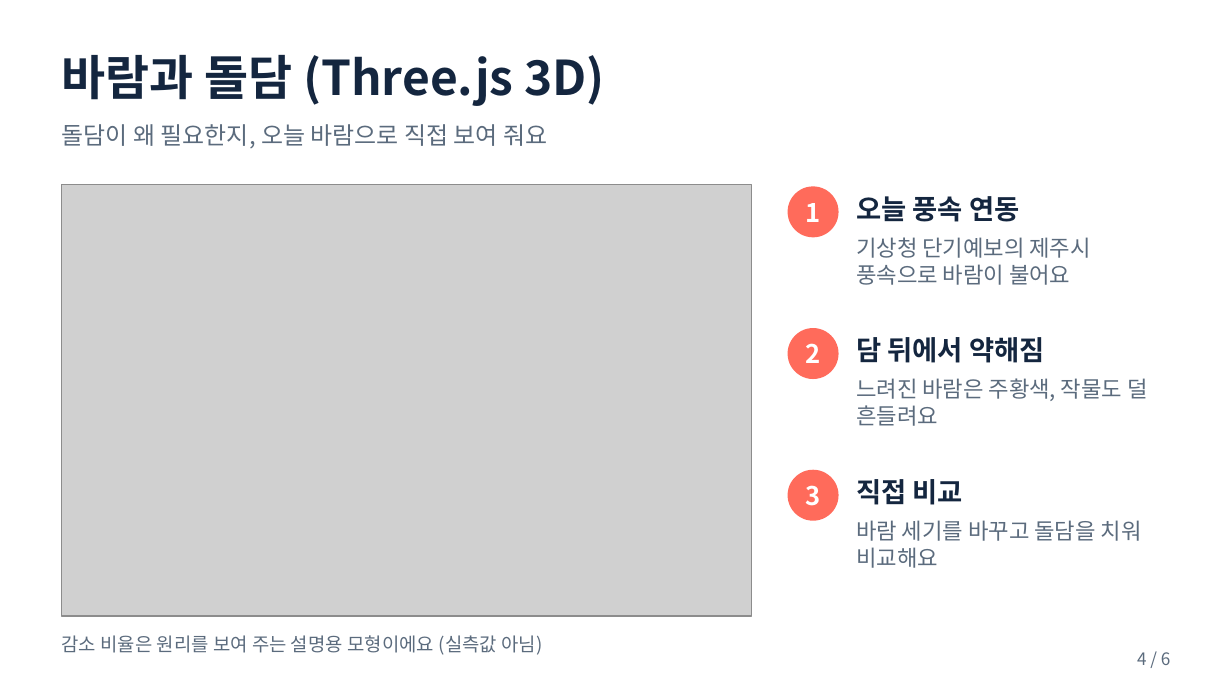
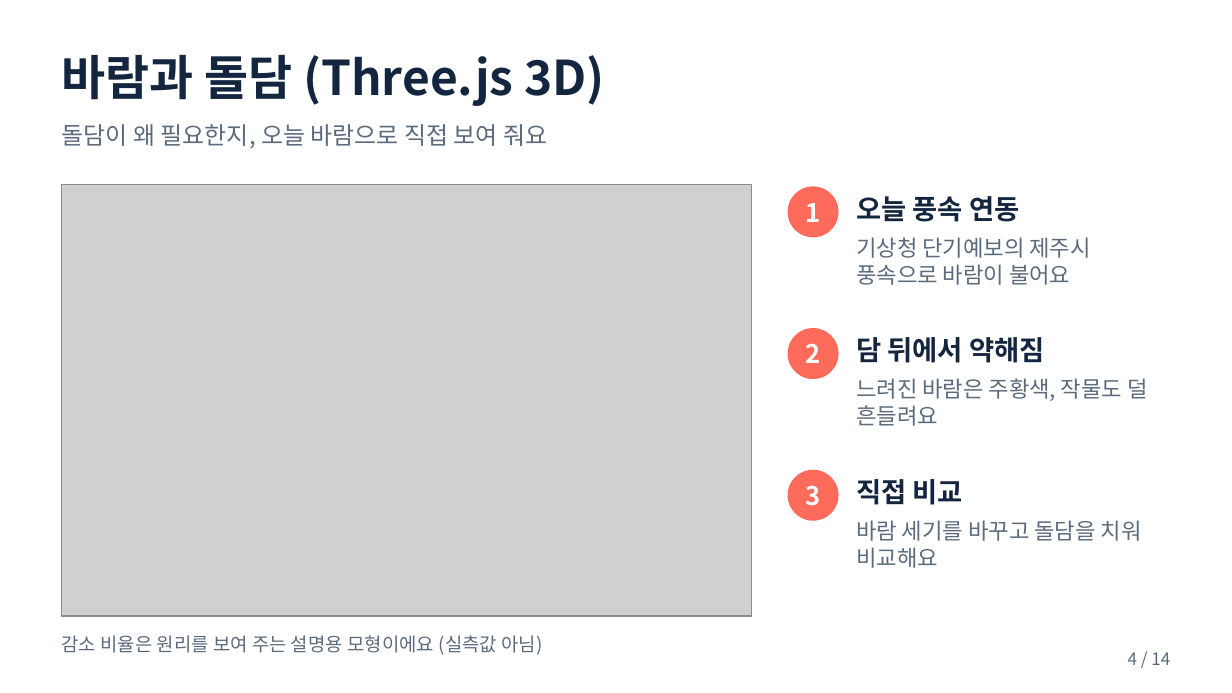
Before and after one commit to pjhjustin2430-cmd/doldam-today-jeju, a slide deck: slide 4 of docs/돌담오늘_발표자료.pptx. Drawn at 1232x693 pixels with LibreOffice and Linux fonts; fonts in the diff are those of the drawing; grey boxes stand for pictures. Boxes give left, top, right and bottom in pixels: in the first picture for what was removed or moved away, otherwise in the second. Text is boxed around its words. In the diff, an @@ line names an element or a change of style, - is before the commit and + after.

```diff
--- a/docs/돌담오늘_발표자료.pptx
+++ b/docs/돌담오늘_발표자료.pptx
@@ text at box(1128, 652, 1170, 665): text changed @@
-4 / 6
+4 / 14
```
Also in this commit, not shown: 4 other slides changed, 8 slides added, 7 other files.
